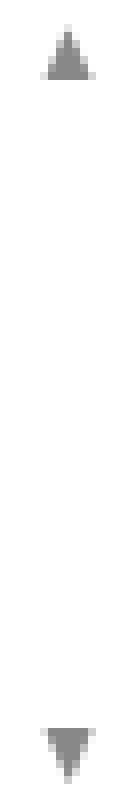
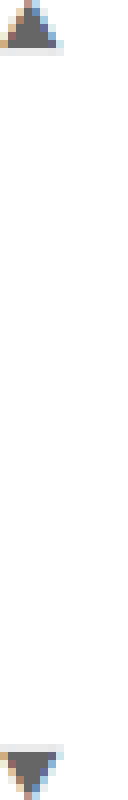
Before/after of a 128px x 800px layered artwork. What changed in the layer stack:
hid "Shape 1 copy" over [40, 728, 96, 784]
added layer "Layer 1 copy" above "Layer 1" over [0, 0, 64, 56]
added layer "Layer 1" above "Shape 1" over [0, 744, 64, 800]
hid "Shape 1" over [40, 24, 96, 80]
